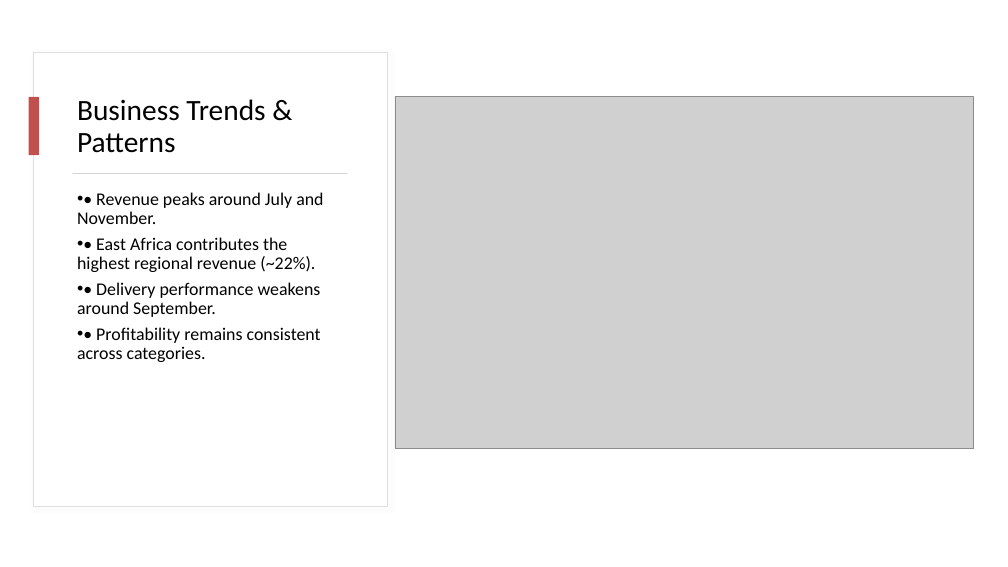
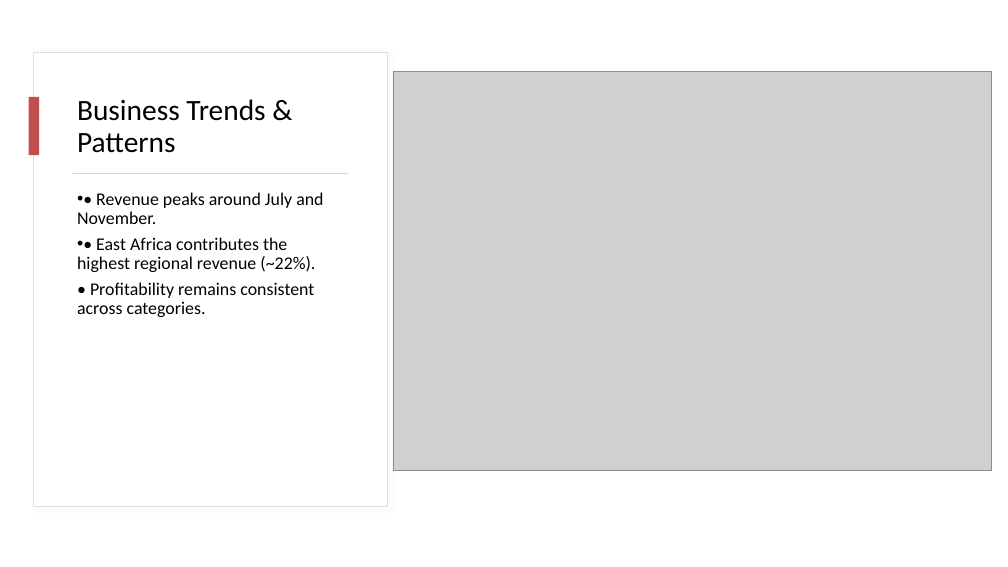
Before and after one commit to Engfathiu01/SUPPLY-CHAIN-CAPSTONE-PROJECT, a slide deck: slide 8 of data/GlobalMart_Presentation.pptx. Drawn at 1008x567 pixels with LibreOffice and Linux fonts; fonts in the diff are those of the drawing; grey boxes stand for pictures. Boxes give left, top, right and bottom in pixels: in the first picture for what was removed or moved away, otherwise in the second. Text is boxed around its words. In the diff, an @@ line names an element or a change of style, - is before the commit and + after.

```diff
--- a/data/GlobalMart_Presentation.pptx
+++ b/data/GlobalMart_Presentation.pptx
@@ picture: place and size @@
-picture at (395,97,973,448)
+picture at (393,71,992,471)
@@ text at (77,282,321,317): paragraph removed @@
-• • Delivery performance weakens around September.
@@ text at (77,282,314,317): bullet • to none @@
```
Also in this commit, not shown: 1 other slide changed.
